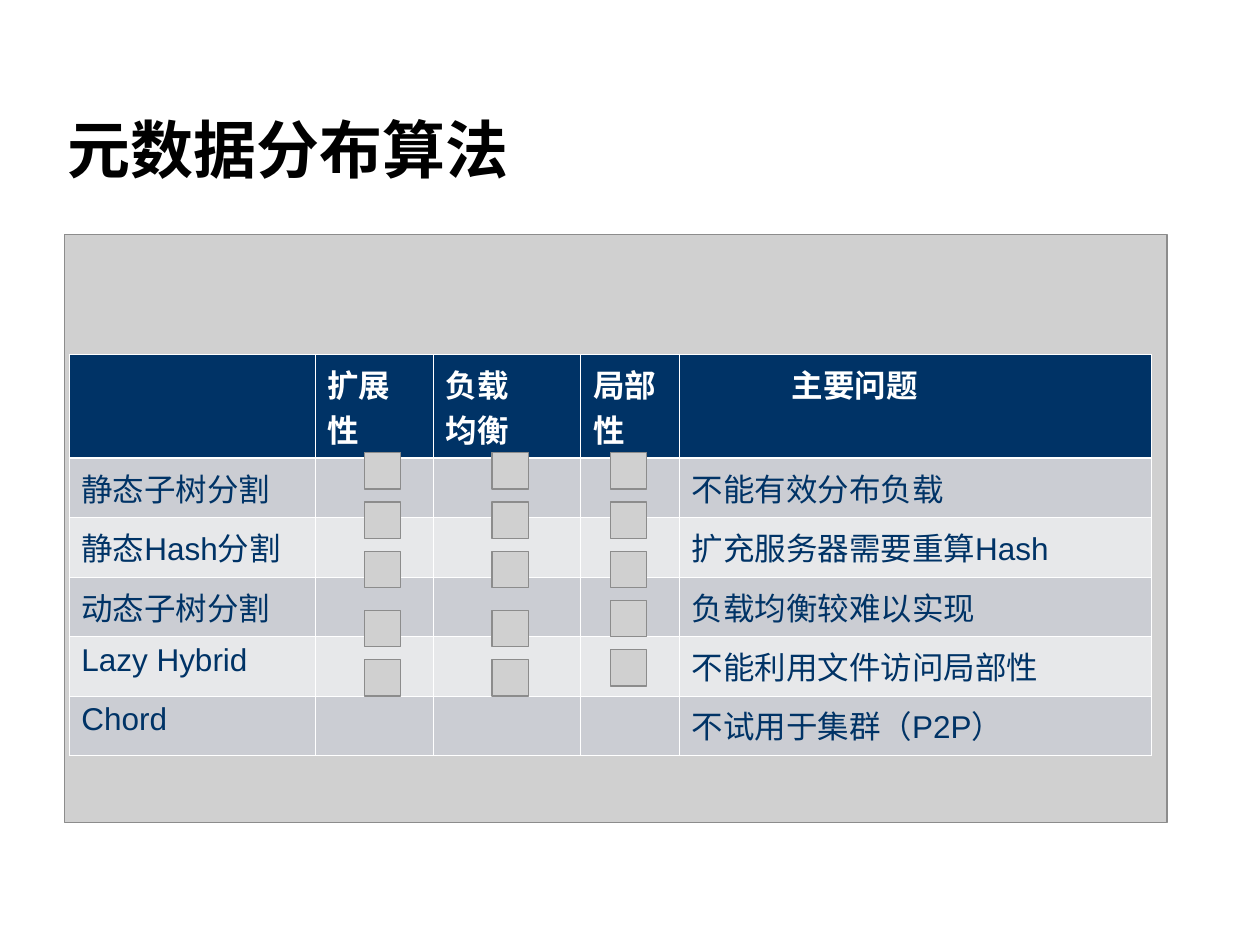
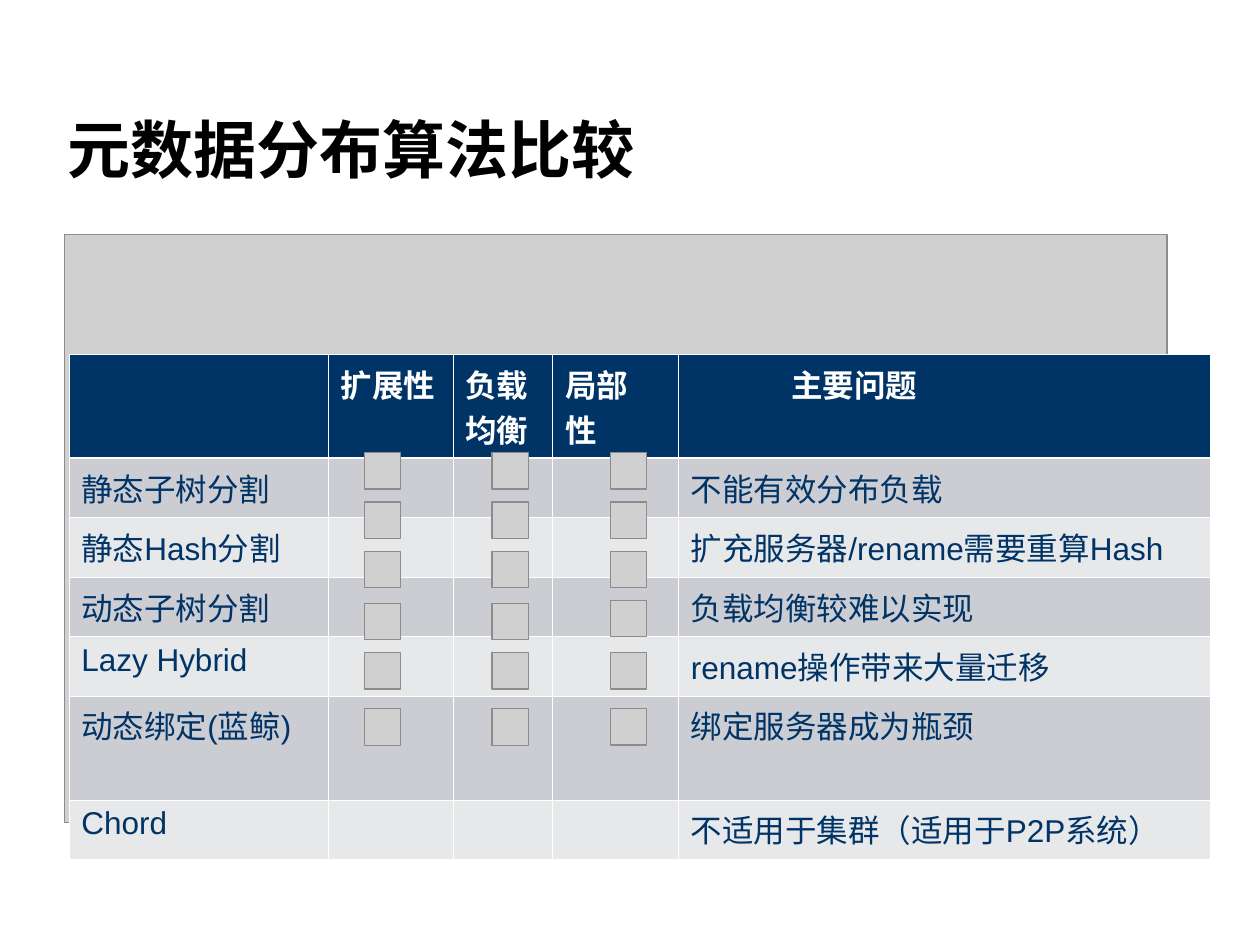
Before and after one commit to cheliequan/idning-paper, a slide deck: slide 12 of draft/答辩.ppt (slide 10 before the commit). Drawn at 1260x945 pixels with LibreOffice and Linux fonts; fonts in the diff are those of the drawing; grey boxes stand for pictures; background and template pictures are left out. Boxes give left, top, right and bottom in pixels: in the first picture for what was removed or moved away, otherwise in the second. Text is boxed around its words. In the diff, an @@ line names an element or a change of style, - is before the commit and + after.

```diff
--- a/draft/答辩.ppt
+++ b/draft/答辩.ppt
@@ title at bbox=[67, 119, 634, 179]: text changed @@
-元数据分布算法
+元数据分布算法比较
@@ table at bbox=[69, 354, 1211, 849] @@
-row 3, column 5: 扩充服务器需要重算Hash
+row 3, column 5: 扩充服务器/rename需要重算Hash
-row 5: Lazy Hybrid |  |  |  | 不能利用文件访问局部性
-row 6: Chord |  |  |  | 不试用于集群（P2P）
+row 5: Lazy Hybrid |  |  |  | rename操作带来大量迁移
+row 6: 动态绑定(蓝鲸) |  |  |  | 绑定服务器成为瓶颈
+row 7: Chord |  |  |  | 不适用于集群（适用于P2P系统）
@@ table: place and size @@
-table at bbox=[69, 354, 1152, 745]
+table at bbox=[69, 354, 1211, 849]
@@ 4 pictures: place and size @@
-4 pictures at bbox=[364, 610, 529, 696]
+4 pictures at bbox=[364, 604, 529, 689]
@@ picture added at bbox=[364, 709, 401, 746] @@
@@ picture added at bbox=[493, 709, 529, 746] @@
@@ picture added at bbox=[610, 709, 646, 746] @@
```
Also in this commit, not shown: 5 other slides changed, 10 slides added, 4 slides removed, 1 other file.
